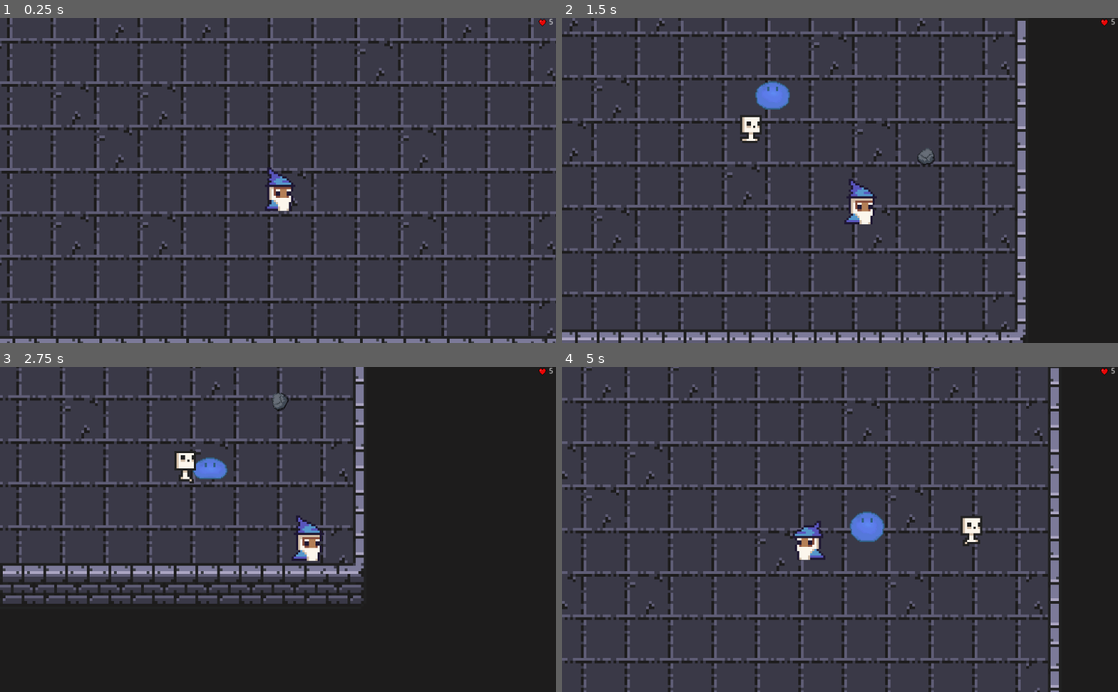
Above: before the commit, frames 1-4 (two rows, left to right).
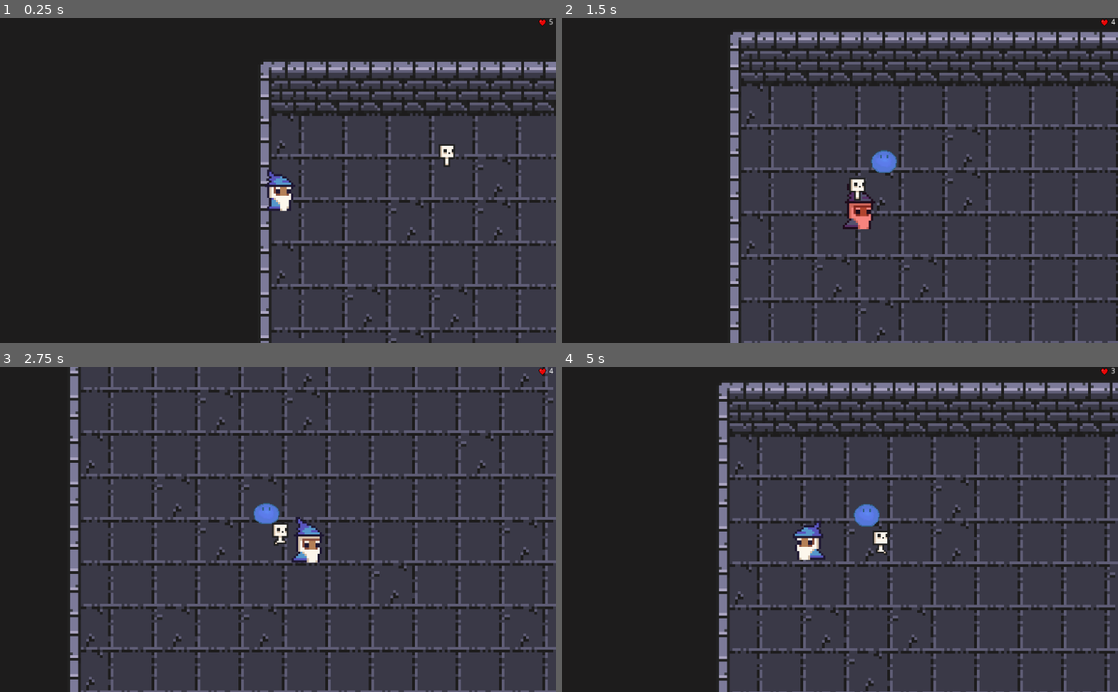
Above: after the commit, the same moments.

Repository: damejan/programowanie-gier
Game: Godot game, scene res://Scenes/Main.tscn
Two runs of this game, one before a commit and one after it. Both use one fixed random seed, a clock stepped at 60 frames per second and the inputs below.
Inputs (mouse positions are in pixels of both pictures, inside the frame that each line leads up to):
- Up to frame 1 (0.25 s): no input
- Up to frame 2 (1.5 s): move the mouse to (962, 164) at 0.52 s; press the mouse at (962, 164) at 0.53 s; hold D (player_right) 0.53-1.28 s; move the mouse to (728, 196) at 1.27 s; release the mouse at (728, 196) at 1.28 s; hold S (player_down) from 1.28 s (still down); click (728, 196) at 1.35 s
- Up to frame 3 (2.75 s): move the mouse to (333, 458) at 2.02 s; release S (player_down) at 2.03 s; press the mouse at (333, 458) at 2.03 s; hold D (player_right) from 2.03 s (still down)
- Up to frame 4 (5 s): move the mouse to (812, 594) at 2.77 s; release D (player_right) at 2.78 s; release the mouse at (812, 594) at 2.78 s; hold W (player_up) 2.78-3.53 s; click (812, 594) at 2.85 s; move the mouse to (1006, 578) at 3.52 s; press the mouse at (1006, 578) at 3.53 s; hold A (player_left) from 3.53 s (still down); move the mouse to (673, 480) at 4.27 s; release the mouse at (673, 480) at 4.28 s; click (673, 480) at 4.35 s

The runs differ from the first frame. In frame 1, 68% of the frame differs, in the area x 0-100%, y 0-100%; in frame 2, 65%; in frame 3, 67%; in frame 4, 59%.

Commit message:
hurt effect

Diff:
--- a/src/Objects/Hero/Hero.tscn
+++ b/src/Objects/Hero/Hero.tscn
@@ -12,36 +12,77 @@
 
 [sub_resource type="SpriteFrames" id=1]
 animations = [ {
+"frames": [ ExtResource( 3 ), ExtResource( 1 ), ExtResource( 2 ), ExtResource( 4 ) ],
+"loop": true,
+"name": "Mage_idle",
+"speed": 10.0
+}, {
 "frames": [ ExtResource( 7 ), ExtResource( 8 ), ExtResource( 6 ), ExtResource( 9 ) ],
 "loop": true,
 "name": "run",
 "speed": 10.0
-}, {
-"frames": [ ExtResource( 3 ), ExtResource( 1 ), ExtResource( 2 ), ExtResource( 4 ) ],
-"loop": true,
-"name": "Mage_idle",
-"speed": 10.0
 } ]
 
 [sub_resource type="CapsuleShape2D" id=2]
-radius = 17.5344
-height = 20.3726
+radius = 17.6615
+height = 20.8344
 
 [sub_resource type="CapsuleShape2D" id=3]
-radius = 16.8803
-height = 16.1758
+radius = 20.6033
+height = 25.7192
+
+[sub_resource type="Animation" id=4]
+resource_name = "hurt"
+length = 1.6
+tracks/0/type = "value"
+tracks/0/path = NodePath(".:modulate")
+tracks/0/interp = 1
+tracks/0/loop_wrap = true
+tracks/0/imported = false
+tracks/0/enabled = true
+tracks/0/keys = {
+"times": PoolRealArray( 0, 0.2, 0.4, 0.6, 0.8, 1, 1.2, 1.4, 1.6 ),
+"transitions": PoolRealArray( 1, 1, 1, 1, 1, 1, 1, 1, 1 ),
+"update": 0,
+"values": [ Color( 1, 1, 1, 1 ), Color( 0.964706, 0.203922, 0.203922, 1 ), Color( 1, 1, 1, 1 ), Color( 0.964706, 0.203922, 0.203922, 1 ), Color( 1, 1, 1, 1 ), Color( 0.964706, 0.203922, 0.203922, 1 ), Color( 1, 1, 1, 1 ), Color( 0.964706, 0.203922, 0.203922, 1 ), Color( 1, 1, 1, 1 ) ]
+}
+tracks/1/type = "value"
+tracks/1/path = NodePath("Hitbox/CollisionShape2D:disabled")
+tracks/1/interp = 1
+tracks/1/loop_wrap = true
+tracks/1/imported = false
+tracks/1/enabled = true
+tracks/1/keys = {
+"times": PoolRealArray( 0, 1.4 ),
+"transitions": PoolRealArray( 1, 1 ),
+"update": 1,
+"values": [ true, false ]
+}
+tracks/2/type = "value"
+tracks/2/path = NodePath(".:collision_mask")
+tracks/2/interp = 1
+tracks/2/loop_wrap = true
+tracks/2/imported = false
+tracks/2/enabled = true
+tracks/2/keys = {
+"times": PoolRealArray( 0, 1.4 ),
+"transitions": PoolRealArray( 1, 1 ),
+"update": 1,
+"values": [ 2147483652, 2147483654 ]
+}
 
 [node name="Hero" type="KinematicBody2D" groups=[
 "Player",
 ]]
-collision_mask = 2147483654
+collision_mask = 2147483652
 script = ExtResource( 5 )
 
 [node name="AnimatedSprite" type="AnimatedSprite" parent="."]
+position = Vector2( 0, -0.166855 )
 scale = Vector2( 4, 4 )
 frames = SubResource( 1 )
 animation = "Mage_idle"
-frame = 3
+frame = 2
 playing = true
 
 [node name="CollisionShape2D" type="CollisionShape2D" parent="."]
@@ -49,10 +90,12 @@
 shape = SubResource( 2 )
 
 [node name="Hitbox" type="Area2D" parent="."]
+collision_mask = 6
 
 [node name="CollisionShape2D" type="CollisionShape2D" parent="Hitbox"]
 position = Vector2( 5.28969, 26.7798 )
 shape = SubResource( 3 )
+disabled = true
 
 [node name="Camera2D" type="Camera2D" parent="."]
 current = true
@@ -61,6 +104,11 @@
 [node name="Reload_speed" type="Timer" parent="."]
 one_shot = true
 
-[node name="Invincibility_frames" type="Timer" parent="."]
+[node name="AnimationPlayer" type="AnimationPlayer" parent="."]
+anims/hurt = SubResource( 4 )
+
+[node name="Enemy_in_hitbox" type="Timer" parent="."]
 [connection signal="body_entered" from="Hitbox" to="." method="_on_Hitbox_body_entered"]
+[connection signal="body_exited" from="Hitbox" to="." method="_on_Hitbox_body_exited"]
 [connection signal="timeout" from="Reload_speed" to="." method="_on_Reload_speed_timeout"]
+[connection signal="timeout" from="Enemy_in_hitbox" to="." method="_on_Enemy_in_hitbox_timeout"]
--- a/src/Objects/Skeleton.tscn
+++ b/src/Objects/Skeleton.tscn
@@ -14,13 +14,18 @@
 "speed": 10.0
 } ]
 
-[node name="Skeleton" type="KinematicBody2D"]
+[node name="Skeleton" type="KinematicBody2D" groups=[
+"Enemies",
+]]
+scale = Vector2( 3, 3 )
+collision_layer = 2
+collision_mask = 2
 script = ExtResource( 5 )
 
 [node name="AnimatedSprite" type="AnimatedSprite" parent="."]
 frames = SubResource( 1 )
 animation = "Skeleton_run"
-frame = 3
+frame = 1
 playing = true
 
 [node name="Hitbox" type="Area2D" parent="AnimatedSprite"]
--- a/src/Objects/Slime.tscn
+++ b/src/Objects/Slime.tscn
@@ -24,8 +24,8 @@
 } ]
 
 [sub_resource type="CapsuleShape2D" id=2]
-radius = 6.20866
-height = 7.75768
+radius = 6.89593
+height = 13.0239
 
 [sub_resource type="CapsuleShape2D" id=3]
 radius = 9.30396
@@ -37,28 +37,28 @@
 [node name="Slime" type="KinematicBody2D" groups=[
 "Enemies",
 ]]
+scale = Vector2( 1.5, 1.5 )
 collision_layer = 2
-collision_mask = 2147483655
+collision_mask = 2147483650
 script = ExtResource( 14 )
 
 [node name="AnimatedSprite" type="AnimatedSprite" parent="."]
 frames = SubResource( 1 )
-frame = 9
+frame = 10
 playing = true
 
 [node name="CollisionShape2D" type="CollisionShape2D" parent="."]
-position = Vector2( -0.280933, 6.18052 )
+position = Vector2( 0.536647, 6.47782 )
 rotation = -1.57404
 shape = SubResource( 2 )
 
 [node name="HitBox" type="Area2D" parent="."]
-visible = false
+collision_layer = 2
 __meta__ = {
 "_edit_group_": true
 }
 
 [node name="CollisionShape2D" type="CollisionShape2D" parent="HitBox"]
-visible = false
 position = Vector2( 0.21022, 6.41184 )
 rotation = -1.59112
 shape = SubResource( 3 )
--- a/src/Scenes/Main.tscn
+++ b/src/Scenes/Main.tscn
@@ -313,6 +313,8 @@
 scale = Vector2( 5, 5 )
 tile_set = SubResource( 11 )
 cell_size = Vector2( 16, 16 )
+collision_layer = 4
+collision_mask = 0
 format = 1
 tile_data = PoolIntArray( -196609, 0, 0, -262144, 1, 0, -262143, 1, 0, -262142, 1, 0, -262141, 1, 0, -262140, 1, 0, -26 …(2086 unchanged characters)…
 
@@ -322,12 +324,10 @@
 tile_set = SubResource( 13 )
 cell_size = Vector2( 16, 16 )
 collision_layer = 4
-collision_mask = 2147483651
+collision_mask = 2147483648
 format = 1
 
 [node name="Hero" parent="." instance=ExtResource( 3 )]
-position = Vector2( 537.212, 374.177 )
-collision_layer = 2147483649
 
 [node name="Navigation2D" type="Navigation2D" parent="."]
 
@@ -339,12 +339,9 @@
 [node name="Enemies" type="Node" parent="."]
 
 [node name="Slime" parent="Enemies" instance=ExtResource( 4 )]
-position = Vector2( 494.59, -106.658 )
-scale = Vector2( 2, 2 )
+position = Vector2( 591.991, -58.0219 )
 
 [node name="Skeleton" parent="Enemies" instance=ExtResource( 7 )]
-position = Vector2( 669.207, -57.5763 )
-scale = Vector2( 4, 4 )
+position = Vector2( 357.818, -57.9564 )
 
 [node name="HUD_GUI" parent="." instance=ExtResource( 5 )]
-[connection signal="move" from="Hero" to="Enemies/Slime" method="_on_Hero_move"]
--- a/src/Scripts/Hero_script.gd
+++ b/src/Scripts/Hero_script.gd
@@ -10,6 +10,12 @@
 var bullet = preload("res://Objects/Hero/Bullet.tscn")
 
 signal move
+
+var enemy_in_hitbox = false;
+
+func _ready():
+	set_collision_mask_bit(1, true)
+	$Hitbox/CollisionShape2D.disabled = false;
 
 func _process(delta):
 	if Input.is_action_pressed("click") and Global.node_creation_parent != null and can_shoot:
@@ -65,18 +71,10 @@
 #Shooting bullet
 
 func hurt(body):
-	pass
-#	print("enemy: ", body.position, " player: ", global_position)
-#	print(body.position.x - global_position.x)
-#	var diff = body.position.x - global_position.x
-#	if body.position.x > global_position.x + 15:
-#		print("test 1")
-#		motion.x = max_speed * 3
-#	if body.position.x < global_position.x + 15:
-#		print("test 2")
-#		motion.x = -max_speed * 10
-#	motion += (global_position - body.position) * max_speed
-#	print("motion: ", motion)
+	motion = (global_position - body.position) * (speed * 0.8)
+#	get_tree().call_group("Enemies", "player_moved_change_path")
+	Global.hurt_player()
+	$AnimationPlayer.play("hurt")
 
 
 func _on_Hitbox_body_entered(body):
@@ -84,13 +82,23 @@
 	print(body.position.x - global_position.x)
 
 	if body.is_in_group("Enemies"):
-		motion = (global_position - body.position) * (speed * 0.8)
-#		get_tree().call_group("Enemies", "player_moved_change_path")
-		Global.hurt_player()
+		hurt(body)
+		enemy_in_hitbox = true;
+		$Enemy_in_hitbox.start()
 
 	print("motion: ", motion)
 	print("body_name: ", body.name)
 
 
+func _on_Hitbox_body_exited(body):
+	if body.is_in_group("Enemies"):
+		enemy_in_hitbox = false
+
 func _on_Reload_speed_timeout():
 	can_shoot = true
+
+
+
+func _on_Enemy_in_hitbox_timeout():
+	if enemy_in_hitbox:
+		hurt(self)
--- a/src/Scripts/Slime.gd
+++ b/src/Scripts/Slime.gd
@@ -54,6 +54,8 @@
 func _on_HitBox_body_entered(body):
 	print("on_entereed: ", body, " ", body.name)
 	if body.is_in_group("Enemies"):
+		pass
+	elif body.is_in_group("Player"):
 		pass
 #		print(get_parent().get_node(body.name).name)
 #		get_parent().get_node(body.name).speed -= 20;
Not shown, added: src/Graphics/Tilesets/Dragon/Dragon1.png.import
Not shown, added: src/Graphics/Tilesets/Dragon/Dragon2.png.import
Not shown, added: src/Graphics/Tilesets/Dragon/Dragon3.png.import
Not shown, added: src/Graphics/Tilesets/Dragon/Dragon4.png.import
Not shown, added: src/Graphics/Tilesets/GreenGoo/Goo1.png.import
Not shown, added: src/Graphics/Tilesets/GreenGoo/Goo2.png.import
Not shown, added: src/Graphics/Tilesets/GreenGoo/Goo3.png.import
Not shown, added: src/Graphics/Tilesets/GreenGoo/Goo4.png.import
Not shown, added: src/Graphics/Tilesets/GreenGoo/GooBullet.png.import
Not shown, added: src/Graphics/Tilesets/Skeleton/Skeleton1.png.import
Not shown, added: src/Graphics/Tilesets/Skeleton/Skeleton2.png.import
Not shown, added: src/Graphics/Tilesets/Skeleton/Skeleton3.png.import
(and 8 more such lines)
